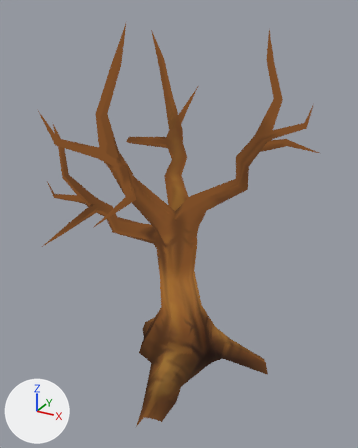
Renders of the glTF model scenes/levels/assets/tree/src/tree_5.gltf from each side of a commit.
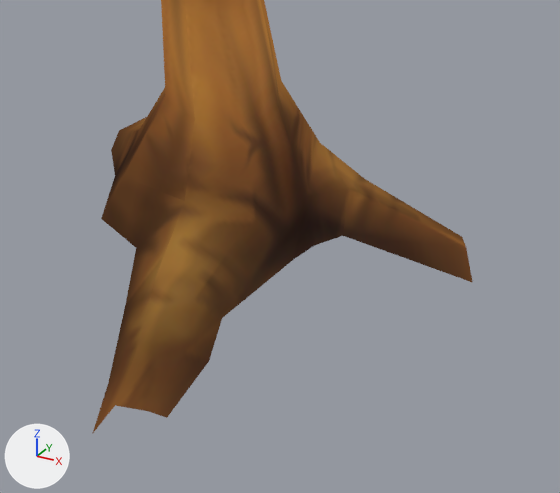
Each version is shown whole from a 50 mm lens placed at (1.62, -3.21, 2.64), pointed at (-0.03, -0.21, 1.14), then close up on the part from 29% to 83% of the width and 62% to 100% of the height. Arrows for +X, +Y and +Z are at lower left; the lights stay in place. Objects named as collision shapes, trigger or cutter boxes, shadow casters or lower levels of detail are left out. Where no turn or scale is listed for an object, it has been applied to the vertices. Vertices at the same position are counted once.

Objects in the first close-up: 'Tree5'.
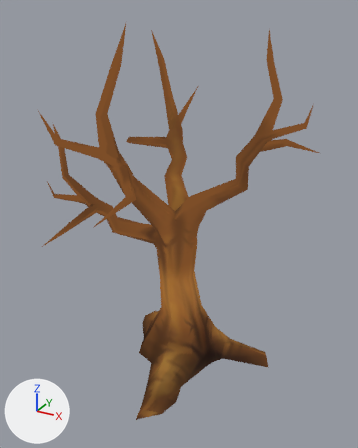
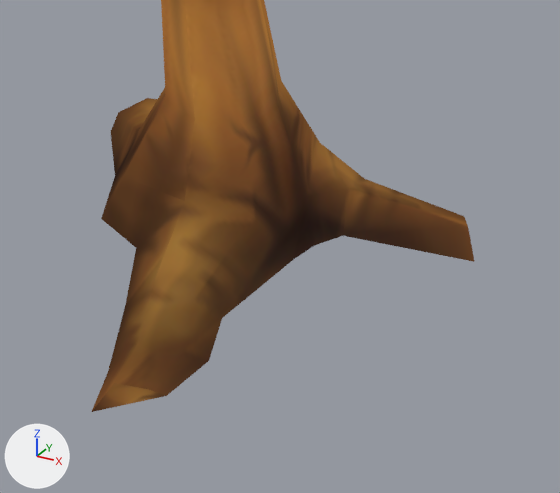
Boxes [x1, y1, x2, y2] around the edits, measured in the close-ups (560 x 493 px; the box of a moved part takes in the faces that stretch with it):
'Tree5', reshaped: before [93, 0, 473, 433]; after [92, 0, 474, 412]
part 1 of me_tree5_001, moved or reshaped: before [93, 248, 222, 433]; after [92, 248, 222, 412]
part 2 of me_tree5_001, moved or reshaped: before [111, 117, 147, 175]; after [111, 98, 158, 175]
part 3 of me_tree5_001, moved or reshaped: before [343, 179, 473, 283]; after [343, 179, 474, 262]

The edits, one by one:
me_tree5_001 has 357 vertices, 687 faces and spans x -1.13..0.84, y -1.29..0.85, z -0.08..2.56.
me_tree5_001 is used by ob_tree5; location (0.0, 0.0, 0.0).
Before the commit, vertices of me_tree5_001: 346 (0.12, -1.0, -0.01) at pixel (115, 405), 347 (0.08, -1.05, -0.08) at pixel (92, 434), 348 (0.19, -0.96, -0.03) at pixel (148, 411), 349 (0.22, -0.91, -0.08) at pixel (167, 417).
Before the commit, vertices of me_tree5_001: 32 (-0.45, 0.09, -0.01) at pixel (147, 116), 33 (-0.41, 0.15, -0.08), 47 (-0.51, 0.01, -0.03) at pixel (119, 130), 355 (-0.51, -0.04, -0.08) at pixel (111, 149).
Before the commit, vertices of me_tree5_001: 351 (0.67, -0.03, -0.01) at pixel (466, 248), 352 (0.64, 0.04, -0.03) at pixel (462, 236), 354 (0.6, 0.07, -0.08), 356 (0.71, -0.08, -0.08) at pixel (472, 282).
Part 1, on me_tree5_001:
Vertices 346 to 349 of me_tree5_001 move by (0.0, 0.0, 0.07).
Vertex 341 of me_tree5_001 moves from (0.11, -0.87, 0.07) at pixel (139, 343) to (0.11, -0.87, 0.08) at pixel (139, 340).
Vertex 342 of me_tree5_001 moves from (0.21, -0.81, 0.04) at pixel (184, 351) to (0.21, -0.81, 0.04) at pixel (184, 349).
Vertex 344 of me_tree5_001 moves from (-0.04, -0.7, 0.0) at pixel (125, 305) to (0.06, -0.93, 0.01) at pixel (108, 371).
Vertex 345 of me_tree5_001 moves from (0.06, -0.93, -0.03) at pixel (108, 382) to (-0.04, -0.7, 0.0) at pixel (125, 305).
Part 2, on me_tree5_001:
Vertices 32, 33, 47, 355 of me_tree5_001 move by (0.0, 0.0, 0.07).
Part 3, on me_tree5_001:
Vertices 351, 352, 354, 356 of me_tree5_001 move by (0.0, 0.0, 0.07).
